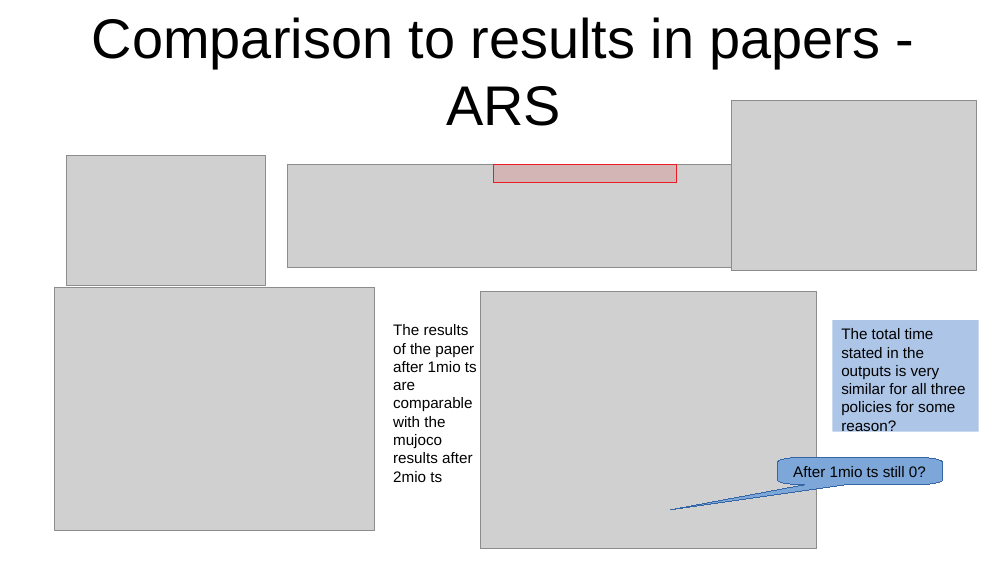
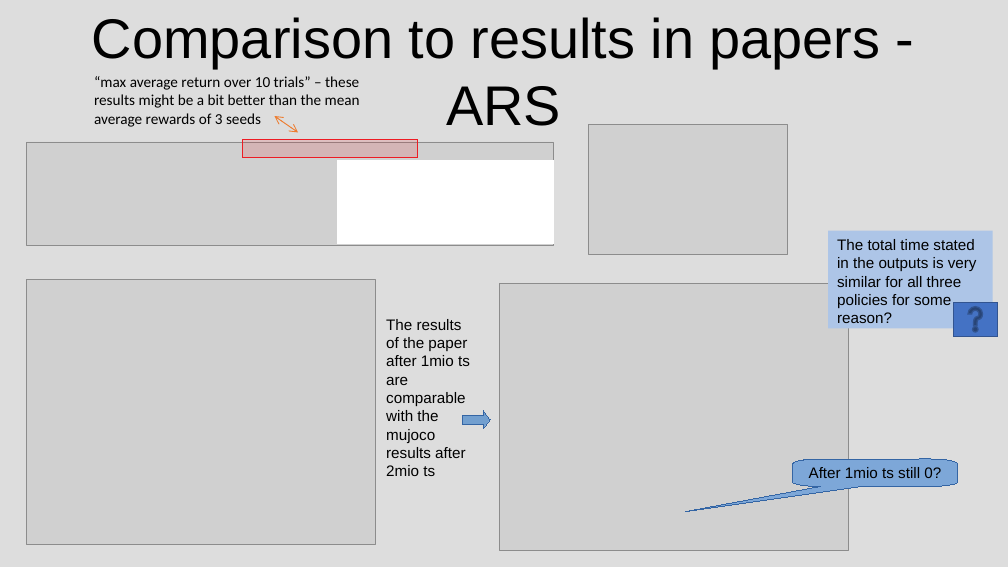
Before and after one commit to sgillen/seagul, a slide deck: slide 14 of seagul/rllib/rllib_with_rbf/Temporary_Results.pptx (slide 10 before the commit). Drawn at 1008x567 pixels with LibreOffice and Linux fonts; fonts in the diff are those of the drawing; grey boxes stand for pictures. Boxes give left, top, right and bottom in pixels: in the first picture for what was removed or moved away, otherwise in the second. Text is boxed around its words. In the diff, an @@ line names an element or a change of style, - is before the commit and + after.

Commit message:
presentation

```diff
--- a/seagul/rllib/rllib_with_rbf/Temporary_Results.pptx
+++ b/seagul/rllib/rllib_with_rbf/Temporary_Results.pptx
@@ background #FFFFFF to #BFBFBF at 53% opacity @@
@@ text added at <box>94,76,360,127</box>, 12 pt, text #000000 @@
+“max average return over 10 trials” – these results might be a bit better than the mean average rewards of 3 seeds
@@ double arrow added from (274, 116) to (298, 133), #ED7D31 0.75 pt @@
@@ picture removed at <box>732,101,976,271</box> @@
@@ picture: place and size @@
-picture at <box>287,165,814,268</box>
+picture at <box>27,142,553,245</box>
@@ freeform shape: place and size @@
-freeform shape at <box>494,165,677,183</box>
+freeform shape at <box>242,139,418,158</box>
@@ picture: place and size @@
-picture at <box>66,155,265,285</box>
+picture at <box>588,124,788,254</box>
@@ rectangle added at <box>338,160,554,243</box>, fill #FFFFFF, outline #FFFFFF 1 pt @@
@@ rectangle "The total time stated in ...": place and size @@
-rectangle "The total time stated in ..." at <box>832,320,979,432</box>
+rectangle "The total time stated in ..." at <box>828,231,992,328</box>
@@ picture: place and size @@
-picture at <box>55,287,375,531</box>
+picture at <box>27,280,376,545</box>
@@ picture: place and size @@
-picture at <box>480,292,817,549</box>
+picture at <box>499,284,849,551</box>
@@ text "The results of the paper ...": place and size @@
-text "The results of the paper ..." at <box>393,324,477,482</box>
+text "The results of the paper ..." at <box>386,319,470,476</box>
@@ action button help added at <box>953,303,997,337</box>, fill #4472C4, outline #325491 1 pt @@
@@ freeform shape added at <box>463,411,490,429</box>, fill #729FCF, outline #3465A4 0 pt @@
@@ freeform shape "After 1mio ts still 0?": place and size @@
-freeform shape "After 1mio ts still 0?" at <box>777,457,942,485</box>
+freeform shape "After 1mio ts still 0?" at <box>793,459,958,487</box>
```
Also in this commit, not shown: 17 other slides changed, 7 slides added, 1 slide removed.
